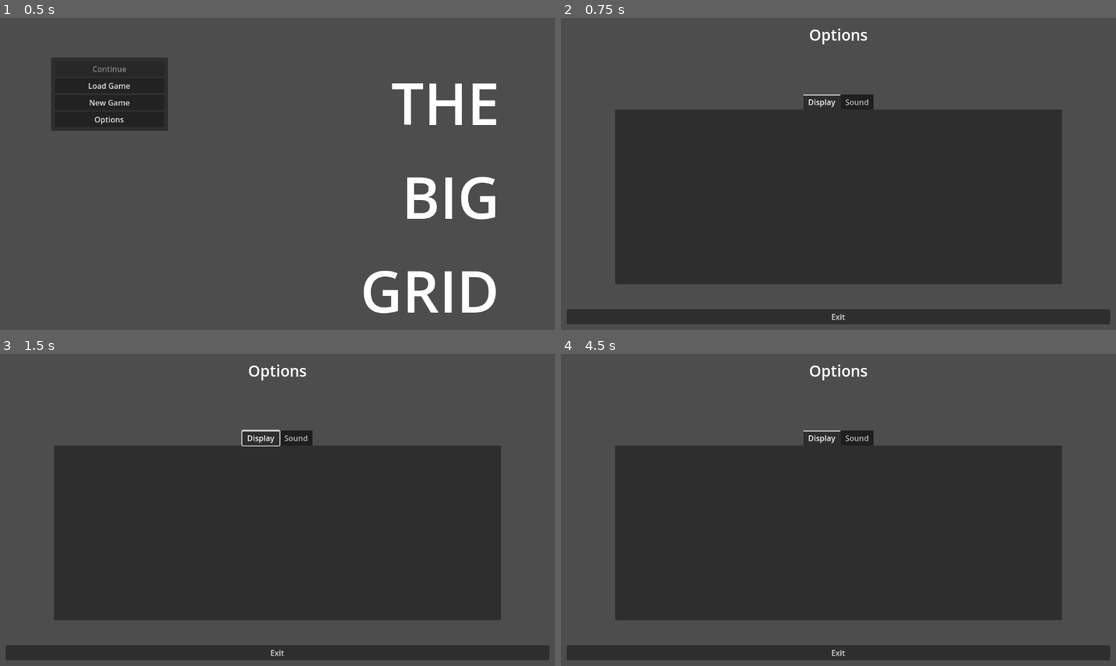
Above: before the commit, frames 1-4 (two rows, left to right).
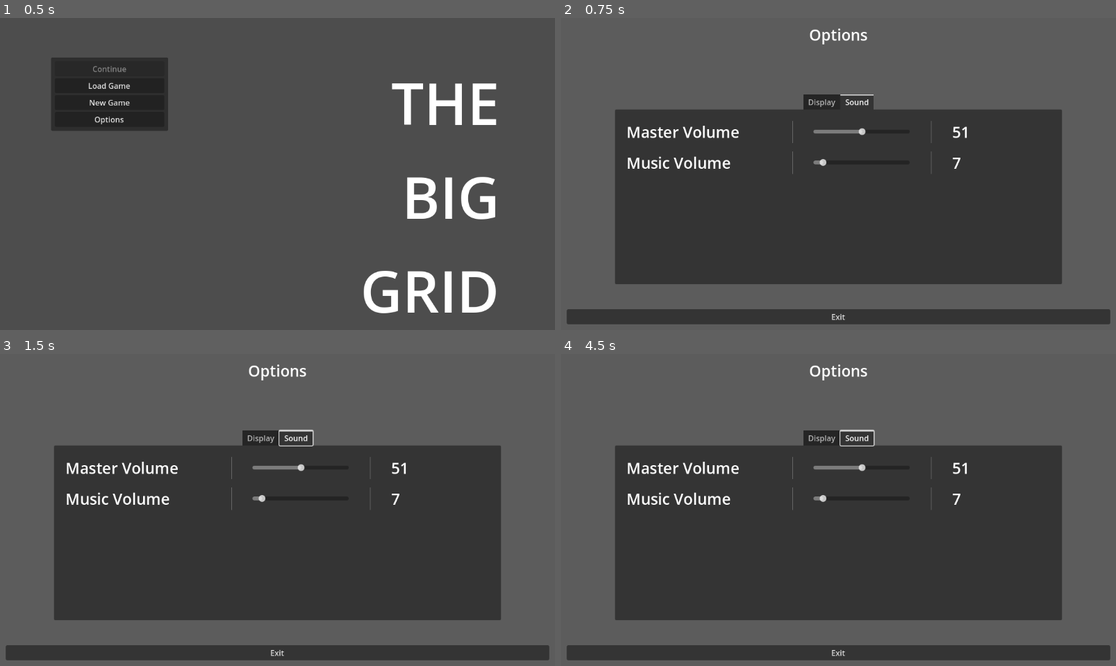
Above: after the commit, the same moments.

Repository: Carth501/The-Big-Grid
Game: Godot game, scene res://scenes/MainMenu.tscn
Two runs of this game, one before a commit and one after it. Both use one fixed random seed, a clock stepped at 60 frames per second and the inputs below. Sound files missing from this copy of the repository are replaced by a short silence.
Inputs (mouse positions are in pixels of both pictures, inside the frame that each line leads up to):
- Up to frame 1 (0.5 s): no input
- Up to frame 2 (0.75 s): click "Options" at 0.5 s
- Up to frame 3 (1.5 s): click (111, 438) at 1.25 s, where only the run after the commit has a clickable "New Game"
- Up to frame 4 (4.5 s): click (672, 438) at 2 s, where only the run after the commit has a clickable "New Game"; click (672, 438) at 2.75 s, where only the run after the commit has a clickable "New Game"; click (672, 422) at 3.5 s, where only the run after the commit has a clickable "Load Game"; tap Enter at 4.25 s; move the mouse to (960, 494) at 4.27 s; hold Space (space) from 4.28 s (still down); click (960, 494) at 4.42 s

Frame 1 is identical in both runs. In frame 2, 1.1% of the frame differs, in the area x 12-74%, y 24-51%; in frame 3, 1.2%; in frame 4, 1.2%.

Commit message:
Added basic option menu
Added basic option menu. needs to create save settings function

Diff:
--- a/scenes/MainMenu.tscn
+++ b/scenes/MainMenu.tscn
@@ -1,7 +1,8 @@
-[gd_scene load_steps=3 format=3 uid="uid://d1a6y8skg7kii"]
+[gd_scene load_steps=4 format=3 uid="uid://d1a6y8skg7kii"]
 
 [ext_resource type="Script" path="res://scripts/MainMenu.gd" id="1_1qd6f"]
 [ext_resource type="AudioStream" uid="uid://rimplcys6c2t" path="res://sound/music/_Main Menu_ The Big Grid, Pirate Software Gamejam 15.ogg" id="2_fi6st"]
+[ext_resource type="PackedScene" uid="uid://c4bi8m84gcg7c" path="res://scenes/OptionsMenu/options_menu.tscn" id="3_8lr38"]
 
 [node name="MainMenu" type="Control" node_paths=PackedStringArray("continue_button", "load_panel", "load_buttons_container")]
 layout_mode = 3
@@ -110,6 +111,10 @@
 autoplay = true
 bus = &"Music"
 
+[node name="Options_Menu" parent="." instance=ExtResource("3_8lr38")]
+visible = false
+layout_mode = 1
+
 [connection signal="pressed" from="Links/MarginContainer/VBoxContainer/ContinueButton" to="." method="continue_game"]
 [connection signal="pressed" from="Links/MarginContainer/VBoxContainer/LoadGameButton" to="." method="toggle_load_panel"]
 [connection signal="pressed" from="Links/MarginContainer/VBoxContainer/NewGameButton" to="." method="new_game"]
--- /dev/null
+++ b/scenes/OptionsMenu/audio_slider_settings.gd
@@ -0,0 +1,33 @@
+extends Control
+
+@onready var audio_name_lbl: Label = $HBoxContainer/Audio_Name_Lbl
+@onready var audio_num_lbl: Label = $HBoxContainer/Audio_Num_Lbl
+@onready var h_slider: HSlider = $HBoxContainer/HSlider
+
+@export_enum("Master","Music") var bus_name : String
+
+var bus_index : int = 0
+
+func _ready():
+	h_slider.value_changed.connect(on_value_changed)
+	get_bus_name_by_index()
+	set_name_label_text()
+	set_slider_value()
+
+
+func set_name_label_text() -> void:
+	audio_name_lbl.text = str(bus_name) + " Volume"
+
+func set_num_label_text() -> void:
+	audio_num_lbl.text = str(h_slider.value * 100)
+
+func get_bus_name_by_index() -> void:
+	bus_index = AudioServer.get_bus_index(bus_name)
+
+func set_slider_value() -> void:
+	h_slider.value = db_to_linear(AudioServer.get_bus_volume_db(bus_index))
+	set_num_label_text()
+
+func on_value_changed(value: float) -> void:
+	AudioServer.set_bus_volume_db(bus_index,linear_to_db(value))
+	set_num_label_text()
--- /dev/null
+++ b/scenes/OptionsMenu/audio_slider_settings.tscn
@@ -0,0 +1,46 @@
+[gd_scene load_steps=2 format=3 uid="uid://86c8yass8u4m"]
+
+[ext_resource type="Script" path="res://scenes/OptionsMenu/audio_slider_settings.gd" id="1_0acnw"]
+
+[node name="Audio_slider_settings" type="Control"]
+layout_mode = 3
+anchors_preset = 15
+anchor_right = 1.0
+anchor_bottom = 1.0
+offset_left = 4.0
+offset_right = 4.0
+grow_horizontal = 2
+grow_vertical = 2
+script = ExtResource("1_0acnw")
+
+[node name="HBoxContainer" type="HBoxContainer" parent="."]
+custom_minimum_size = Vector2(300, 0)
+layout_mode = 0
+offset_right = 40.0
+offset_bottom = 40.0
+theme_override_constants/separation = 42
+
+[node name="Audio_Name_Lbl" type="Label" parent="HBoxContainer"]
+custom_minimum_size = Vector2(300, 0)
+layout_mode = 2
+theme_override_font_sizes/font_size = 32
+text = "Master Volume"
+
+[node name="VSeparator" type="VSeparator" parent="HBoxContainer"]
+layout_mode = 2
+
+[node name="HSlider" type="HSlider" parent="HBoxContainer"]
+custom_minimum_size = Vector2(200, 32)
+layout_mode = 2
+size_flags_vertical = 1
+max_value = 1.0
+step = 0.01
+
+[node name="VSeparator2" type="VSeparator" parent="HBoxContainer"]
+layout_mode = 2
+
+[node name="Audio_Num_Lbl" type="Label" parent="HBoxContainer"]
+custom_minimum_size = Vector2(300, 0)
+layout_mode = 2
+theme_override_font_sizes/font_size = 32
+text = "100"
--- /dev/null
+++ b/scenes/OptionsMenu/option_display_button.tscn
@@ -0,0 +1,28 @@
+[gd_scene format=3 uid="uid://dcqbropywpivm"]
+
+[node name="option_display_button" type="Control"]
+layout_mode = 3
+anchors_preset = 15
+anchor_right = 1.0
+anchor_bottom = 1.0
+grow_horizontal = 2
+grow_vertical = 2
+
+[node name="HBoxContainer" type="HBoxContainer" parent="."]
+layout_mode = 0
+offset_right = 40.0
+offset_bottom = 40.0
+theme_override_constants/separation = 160
+
+[node name="Label" type="Label" parent="HBoxContainer"]
+custom_minimum_size = Vector2(264, 0)
+layout_mode = 2
+theme_override_font_sizes/font_size = 32
+text = "Base_Label"
+
+[node name="VSeparator" type="VSeparator" parent="HBoxContainer"]
+layout_mode = 2
+
+[node name="OptionButton" type="OptionButton" parent="HBoxContainer"]
+custom_minimum_size = Vector2(256, 64)
+layout_mode = 2
--- a/scenes/options_menu.gd
+++ b/scenes/OptionsMenu/options_menu.gd
@@ -7,4 +7,4 @@
 
 
 func _on_exit_button_down() -> void:
-	get_tree().change_scene_to_file("res://scenes/MainMenu.tscn")
+	$".".hide()
--- /dev/null
+++ b/scenes/OptionsMenu/options_menu.tscn
@@ -0,0 +1,60 @@
+[gd_scene load_steps=4 format=3 uid="uid://c4bi8m84gcg7c"]
+
+[ext_resource type="Script" path="res://scenes/OptionsMenu/options_menu.gd" id="1_nmy6e"]
+[ext_resource type="PackedScene" uid="uid://6vva04aqj2rk" path="res://scenes/OptionsMenu/settings_tab_container.tscn" id="2_firt6"]
+
+[sub_resource type="StyleBoxFlat" id="StyleBoxFlat_ulg7v"]
+bg_color = Color(0.360784, 0.360784, 0.360784, 1)
+
+[node name="Options_Menu" type="Control"]
+layout_mode = 3
+anchors_preset = 15
+anchor_right = 1.0
+anchor_bottom = 1.0
+grow_horizontal = 2
+grow_vertical = 2
+script = ExtResource("1_nmy6e")
+
+[node name="Panel" type="Panel" parent="."]
+layout_mode = 1
+anchors_preset = 15
+anchor_right = 1.0
+anchor_bottom = 1.0
+grow_horizontal = 2
+grow_vertical = 2
+theme_override_styles/panel = SubResource("StyleBoxFlat_ulg7v")
+
+[node name="MarginContainer" type="MarginContainer" parent="Panel"]
+layout_mode = 1
+anchors_preset = 15
+anchor_right = 1.0
+anchor_bottom = 1.0
+grow_horizontal = 2
+grow_vertical = 2
+theme_override_constants/margin_left = 12
+theme_override_constants/margin_top = 12
+theme_override_constants/margin_right = 12
+theme_override_constants/margin_bottom = 12
+
+[node name="VBoxContainer" type="VBoxContainer" parent="Panel/MarginContainer"]
+layout_mode = 2
+theme_override_constants/separation = -48
+
+[node name="Label" type="Label" parent="Panel/MarginContainer/VBoxContainer"]
+layout_mode = 2
+theme_override_font_sizes/font_size = 32
+text = "Options"
+horizontal_alignment = 1
+vertical_alignment = 1
+
+[node name="Settings_tab_container" parent="Panel/MarginContainer/VBoxContainer" instance=ExtResource("2_firt6")]
+layout_mode = 2
+size_flags_vertical = 3
+
+[node name="Exit" type="Button" parent="Panel/MarginContainer/VBoxContainer"]
+layout_mode = 2
+size_flags_vertical = 8
+text = "Exit
+"
+
+[connection signal="button_down" from="Panel/MarginContainer/VBoxContainer/Exit" to="." method="_on_exit_button_down"]
--- /dev/null
+++ b/scenes/OptionsMenu/resolution_mode_button.gd
@@ -0,0 +1,22 @@
+extends Control
+
+
+
+@onready var option_button: OptionButton = $HBoxContainer/OptionButton
+
+const RESOLUTION_DICTIONARY :Dictionary = {
+	"1142 x 648": Vector2i(1152,648),
+	"1280 x 720": Vector2i(1280, 720),
+	"1920 x 1080": Vector2i(1920,1080)
+}
+
+func _ready():
+	option_button.item_selected.connect(on_resolution_selected)
+	add_resolution_items()
+
+func add_resolution_items() -> void:
+	for resolution_size_text in RESOLUTION_DICTIONARY:
+		option_button.add_item(resolution_size_text)
+
+func on_resolution_selected(index: int) -> void:
+	DisplayServer.window_set_size(RESOLUTION_DICTIONARY.values()[index])
--- /dev/null
+++ b/scenes/OptionsMenu/resolution_mode_button.tscn
@@ -0,0 +1,10 @@
+[gd_scene load_steps=3 format=3 uid="uid://brnvvbxkhova0"]
+
+[ext_resource type="PackedScene" uid="uid://dcqbropywpivm" path="res://scenes/OptionsMenu/option_display_button.tscn" id="1_pu3ax"]
+[ext_resource type="Script" path="res://scenes/OptionsMenu/resolution_mode_button.gd" id="2_h1fn6"]
+
+[node name="resolution_mode_button" instance=ExtResource("1_pu3ax")]
+script = ExtResource("2_h1fn6")
+
+[node name="Label" parent="HBoxContainer" index="0"]
+text = "Resolution"
--- /dev/null
+++ b/scenes/OptionsMenu/settings_tab_container.tscn
@@ -0,0 +1,88 @@
+[gd_scene load_steps=4 format=3 uid="uid://6vva04aqj2rk"]
+
+[ext_resource type="PackedScene" uid="uid://bx6oox0gce533" path="res://scenes/OptionsMenu/window_mode_button.tscn" id="1_66gv7"]
+[ext_resource type="PackedScene" uid="uid://brnvvbxkhova0" path="res://scenes/OptionsMenu/resolution_mode_button.tscn" id="2_512al"]
+[ext_resource type="PackedScene" uid="uid://86c8yass8u4m" path="res://scenes/OptionsMenu/audio_slider_settings.tscn" id="3_vdi12"]
+
+[node name="Settings_tab_container" type="Control"]
+layout_mode = 3
+anchors_preset = 15
+anchor_right = 1.0
+anchor_bottom = 1.0
+grow_horizontal = 2
+grow_vertical = 2
+
+[node name="TabContainer" type="TabContainer" parent="."]
+layout_mode = 1
+anchors_preset = -1
+anchor_right = 1.0
+anchor_bottom = 1.0
+offset_left = 100.0
+offset_top = 150.0
+offset_right = -100.0
+offset_bottom = -100.0
+grow_horizontal = 2
+grow_vertical = 2
+tab_alignment = 1
+current_tab = 1
+
+[node name="Display" type="TabBar" parent="TabContainer"]
+visible = false
+layout_mode = 2
+
+[node name="MarginContainer" type="MarginContainer" parent="TabContainer/Display"]
+layout_mode = 1
+anchors_preset = 15
+anchor_right = 1.0
+anchor_bottom = 1.0
+grow_horizontal = 2
+grow_vertical = 2
+theme_override_constants/margin_left = 24
+theme_override_constants/margin_top = 24
+theme_override_constants/margin_right = 24
+theme_override_constants/margin_bottom = 24
+
+[node name="ScrollContainer" type="ScrollContainer" parent="TabContainer/Display/MarginContainer"]
+layout_mode = 2
+
+[node name="VBoxContainer" type="VBoxContainer" parent="TabContainer/Display/MarginContainer/ScrollContainer"]
+layout_mode = 2
+theme_override_constants/separation = 128
+alignment = 1
+
+[node name="window_mode_button" parent="TabContainer/Display/MarginContainer/ScrollContainer/VBoxContainer" instance=ExtResource("1_66gv7")]
+layout_mode = 2
+
+[node name="resolution_mode_button" parent="TabContainer/Display/MarginContainer/ScrollContainer/VBoxContainer" instance=ExtResource("2_512al")]
+layout_mode = 2
+
+[node name="Sound" type="TabBar" parent="TabContainer"]
+layout_mode = 2
+
+[node name="MarginContainer" type="MarginContainer" parent="TabContainer/Sound"]
+layout_mode = 1
+anchors_preset = 15
+anchor_right = 1.0
+anchor_bottom = 1.0
+grow_horizontal = 2
+grow_vertical = 2
+theme_override_constants/margin_left = 24
+theme_override_constants/margin_top = 24
+theme_override_constants/margin_right = 24
+theme_override_constants/margin_bottom = 24
+
+[node name="ScrollContainer" type="ScrollContainer" parent="TabContainer/Sound/MarginContainer"]
+layout_mode = 2
+
+[node name="VBoxContainer" type="VBoxContainer" parent="TabContainer/Sound/MarginContainer/ScrollContainer"]
+layout_mode = 2
+theme_override_constants/separation = 64
+alignment = 1
+
+[node name="Audio_slider_settings" parent="TabContainer/Sound/MarginContainer/ScrollContainer/VBoxContainer" instance=ExtResource("3_vdi12")]
+layout_mode = 2
+bus_name = "Master"
+
+[node name="Audio_slider_settings2" parent="TabContainer/Sound/MarginContainer/ScrollContainer/VBoxContainer" instance=ExtResource("3_vdi12")]
+layout_mode = 2
+bus_name = "Music"
--- /dev/null
+++ b/scenes/OptionsMenu/window_mode_button.gd
@@ -0,0 +1,36 @@
+extends Control
+
+
+@onready var option_button: OptionButton = $HBoxContainer/OptionButton
+
+
+const WINDOW_MODE_ARRAY : Array[String] = [
+	"Full-screen",
+	"Window Mode",
+	"Borderless Window",
+	"Borderless Full-Screen"
+	]
+
+
+func _ready():
+	add_window_mode_items()
+	option_button.item_selected.connect(_on_option_button_item_selected)
+
+func add_window_mode_items() -> void:
+	for window_mode in WINDOW_MODE_ARRAY:
+		option_button.add_item(window_mode)
+
+func _on_option_button_item_selected(index: int) -> void:
+	match  index:
+		0: #Fullscreen
+			DisplayServer.window_set_mode(DisplayServer.WINDOW_MODE_FULLSCREEN)
+			DisplayServer.window_set_flag(DisplayServer.WINDOW_FLAG_BORDERLESS, false)
+		1: #Window Mode
+			DisplayServer.window_set_mode(DisplayServer.WINDOW_MODE_WINDOWED)
+			DisplayServer.window_set_flag(DisplayServer.WINDOW_FLAG_BORDERLESS, false)
+		2: #Borderless Window
+			DisplayServer.window_set_mode(DisplayServer.WINDOW_MODE_WINDOWED)
+			DisplayServer.window_set_flag(DisplayServer.WINDOW_FLAG_BORDERLESS, true)
+		3: #Borderless FullScreen
+			DisplayServer.window_set_mode(DisplayServer.WINDOW_MODE_FULLSCREEN)
+			DisplayServer.window_set_flag(DisplayServer.WINDOW_FLAG_BORDERLESS, true)
--- /dev/null
+++ b/scenes/OptionsMenu/window_mode_button.tscn
@@ -0,0 +1,10 @@
+[gd_scene load_steps=3 format=3 uid="uid://bx6oox0gce533"]
+
+[ext_resource type="PackedScene" uid="uid://dcqbropywpivm" path="res://scenes/OptionsMenu/option_display_button.tscn" id="1_vvx4n"]
+[ext_resource type="Script" path="res://scenes/OptionsMenu/window_mode_button.gd" id="2_uh3jj"]
+
+[node name="window_mode_button" instance=ExtResource("1_vvx4n")]
+script = ExtResource("2_uh3jj")
+
+[node name="Label" parent="HBoxContainer" index="0"]
+text = "Window Mode"
--- a/scenes/options_menu.tscn
+++ /dev/null
@@ -1,48 +0,0 @@
-[gd_scene load_steps=3 format=3 uid="uid://c4bi8m84gcg7c"]
-
-[ext_resource type="Script" path="res://scenes/options_menu.gd" id="1_nmy6e"]
-[ext_resource type="PackedScene" uid="uid://6vva04aqj2rk" path="res://scenes/settings_tab_container.tscn" id="2_firt6"]
-
-[node name="Options_Menu" type="Control"]
-layout_mode = 3
-anchors_preset = 15
-anchor_right = 1.0
-anchor_bottom = 1.0
-grow_horizontal = 2
-grow_vertical = 2
-script = ExtResource("1_nmy6e")
-
-[node name="MarginContainer" type="MarginContainer" parent="."]
-layout_mode = 1
-anchors_preset = 15
-anchor_right = 1.0
-anchor_bottom = 1.0
-grow_horizontal = 2
-grow_vertical = 2
-theme_override_constants/margin_left = 12
-theme_override_constants/margin_top = 12
-theme_override_constants/margin_right = 12
-theme_override_constants/margin_bottom = 12
-
-[node name="VBoxContainer" type="VBoxContainer" parent="MarginContainer"]
-layout_mode = 2
-theme_override_constants/separation = -48
-
-[node name="Label" type="Label" parent="MarginContainer/VBoxContainer"]
-layout_mode = 2
-theme_override_font_sizes/font_size = 32
-text = "Options"
-horizontal_alignment = 1
-vertical_alignment = 1
-
-[node name="Settings_tab_container" parent="MarginContainer/VBoxContainer" instance=ExtResource("2_firt6")]
-layout_mode = 2
-size_flags_vertical = 3
-
-[node name="Exit" type="Button" parent="MarginContainer/VBoxContainer"]
-layout_mode = 2
-size_flags_vertical = 8
-text = "Exit
-"
-
-[connection signal="button_down" from="MarginContainer/VBoxContainer/Exit" to="." method="_on_exit_button_down"]
--- a/scenes/settings_tab_container.tscn
+++ /dev/null
@@ -1,63 +0,0 @@
-[gd_scene format=3 uid="uid://6vva04aqj2rk"]
-
-[node name="Settings_tab_container" type="Control"]
-layout_mode = 3
-anchors_preset = 15
-anchor_right = 1.0
-anchor_bottom = 1.0
-grow_horizontal = 2
-grow_vertical = 2
-
-[node name="TabContainer" type="TabContainer" parent="."]
-layout_mode = 1
-anchors_preset = -1
-anchor_right = 1.0
-anchor_bottom = 1.0
-offset_left = 100.0
-offset_top = 150.0
-offset_right = -100.0
-offset_bottom = -100.0
-grow_horizontal = 2
-grow_vertical = 2
-tab_alignment = 1
-
-[node name="Display" type="TabBar" parent="TabContainer"]
-layout_mode = 2
-
-[node name="MarginContainer" type="MarginContainer" parent="TabContainer/Display"]
-layout_mode = 1
-anchors_preset = 15
-anchor_right = 1.0
-anchor_bottom = 1.0
-grow_horizontal = 2
-grow_vertical = 2
-theme_override_constants/margin_left = 24
-theme_override_constants/margin_top = 24
-theme_override_constants/margin_right = 24
-theme_override_constants/margin_bottom = 24
-
-[node name="VBoxContainer" type="VBoxContainer" parent="TabContainer/Display/MarginContainer"]
-layout_mode = 2
-theme_override_constants/separation = 64
-alignment = 1
-
-[node name="Sound" type="TabBar" parent="TabContainer"]
-visible = false
-layout_mode = 2
-
-[node name="MarginContainer" type="MarginContainer" parent="TabContainer/Sound"]
-layout_mode = 1
-anchors_preset = 15
-anchor_right = 1.0
-anchor_bottom = 1.0
-grow_horizontal = 2
-grow_vertical = 2
-theme_override_constants/margin_left = 24
-theme_override_constants/margin_top = 24
-theme_override_constants/margin_right = 24
-theme_override_constants/margin_bottom = 24
-
-[node name="VBoxContainer" type="VBoxContainer" parent="TabContainer/Sound/MarginContainer"]
-layout_mode = 2
-theme_override_constants/separation = 64
-alignment = 1
--- a/scripts/MainMenu.gd
+++ b/scripts/MainMenu.gd
@@ -36,4 +36,4 @@
 
 
 func _on_options_button_pressed() -> void:
-	get_tree().change_scene_to_file("res://scenes/options_menu.tscn")
+	$Options_Menu.show()
